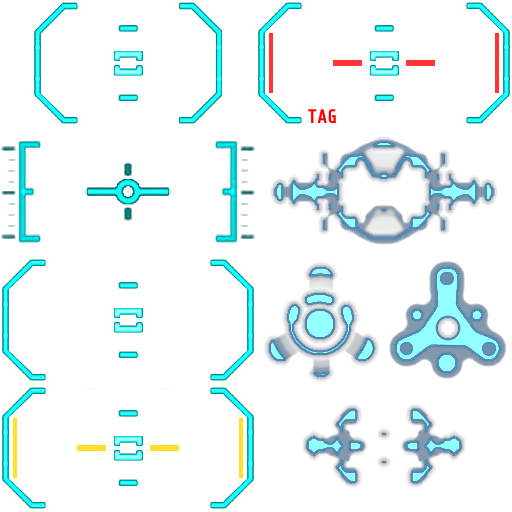
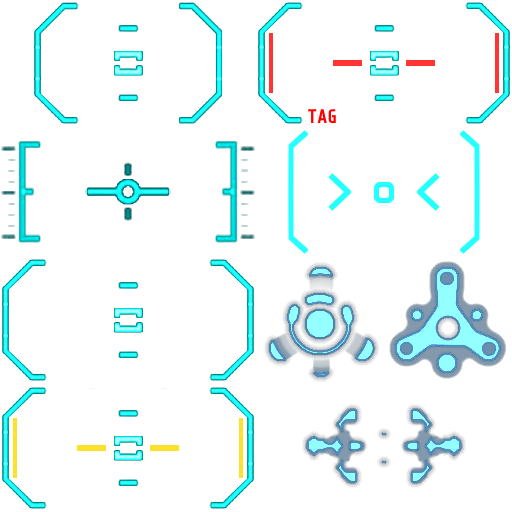
Layers edited between the first and the second 512x512 image:
added layer "rocket" above "salv copy #1" over 288, 130, 480, 254
painted on "ir_rckt.dds copy" over 270, 136, 498, 245
